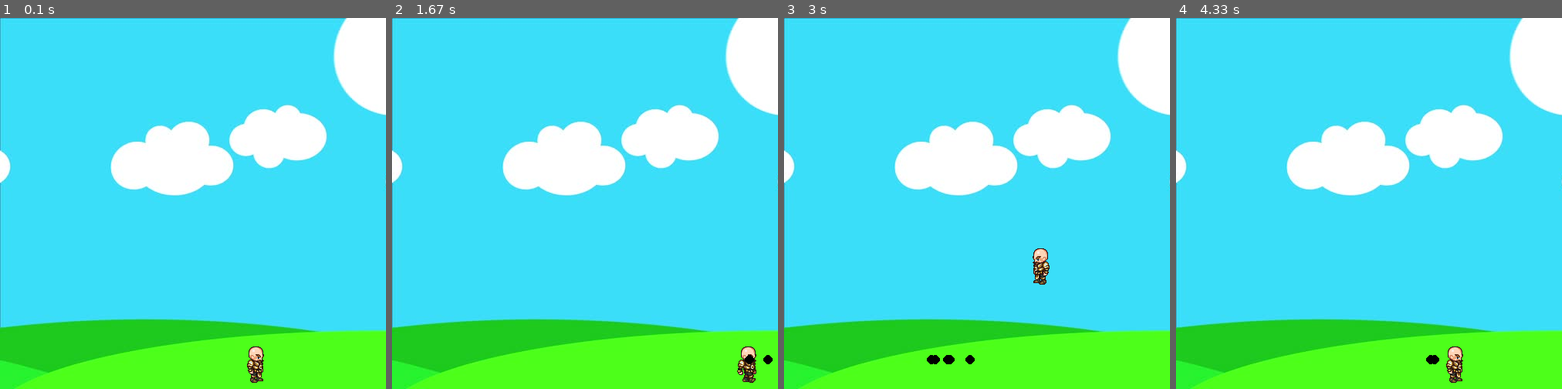
Above: before the commit, frames 1-4 (left to right).
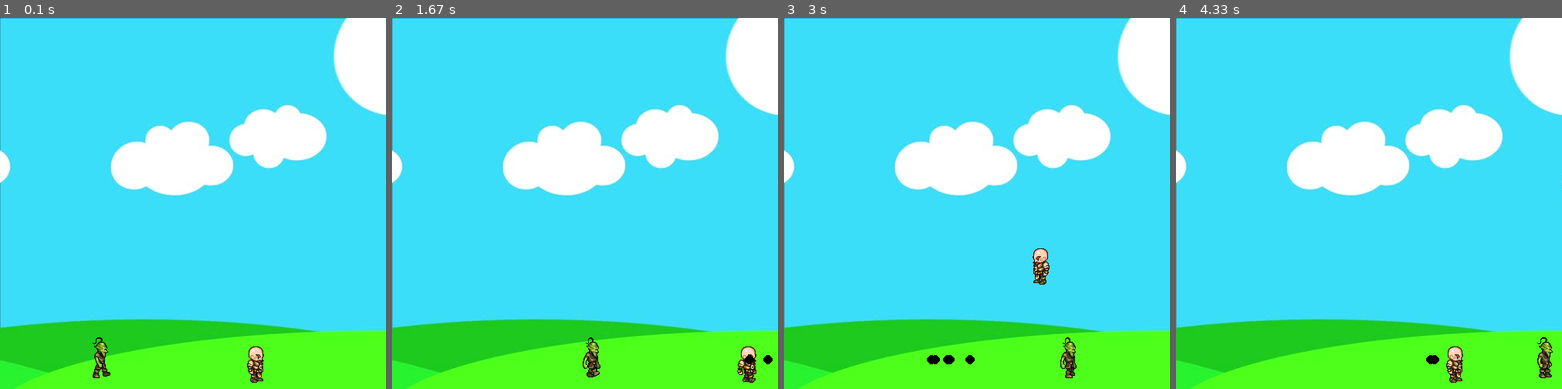
Above: after the commit, the same moments.

Repository: jesdin/pygame-tuts
Game: pygame game, started from movement.py
Two runs of this game, one before a commit and one after it. Both use one fixed random seed, a clock stepped at 60 frames per second and the inputs below.
Inputs:
- Up to frame 1 (0.1 s): no input
- Up to frame 2 (1.67 s): hold Right 0.33-0.8 s; hold Right 1.17-1.63 s; tap Space at 1.23, 1.53 s
- Up to frame 3 (3 s): hold Left 1.67-2.2 s; tap Space at 1.73, 2.03, 2.3, 2.6, 2.73 s; hold Left 2.23-2.63 s; hold Up from 2.67 s (still down)
- Up to frame 4 (4.33 s): release Up at 3.03 s; hold Right 3.07-3.7 s; tap Space at 3.13, 3.43, 3.8, 4.1, 4.3 s; hold Left 3.73-4.2 s; hold Right from 4.23 s (still down)

The runs differ from the first frame. In frame 1, 0.3% of the frame differs, in the area x 24-29%, y 86-98%; in frame 2, 0.3%, in the area x 49-54%, y 86-97%; in frame 3, 0.3%; in frame 4, 0.3%.

Commit message:
add enemy

Diff:
--- a/movement.py
+++ b/movement.py
@@ -9,15 +9,25 @@
 pygame.display.set_caption("First Game")
 
 # loading sprites
-walkRight = [pygame.image.load('Sprites/R1.png'), pygame.image.load('Sprites/R2.png'), pygame.image.load('Sprites/R3.png'), pygame.image.load('Sprites/R4.png'), pygame.image.load('Sprites/R5.png'), pygame.image.load('Sprites/R6.png'), pygame.image.load('Sprites/R7.png'), pygame.image.load('Sprites/R8.png'), pygame.image.load('Sprites/R9.png')]
-walkLeft = [pygame.image.load('Sprites/L1.png'), pygame.image.load('Sprites/L2.png'), pygame.image.load('Sprites/L3.png'), pygame.image.load('Sprites/L4.png'), pygame.image.load('Sprites/L5.png'), pygame.image.load('Sprites/L6.png'), pygame.image.load('Sprites/L7.png'), pygame.image.load('Sprites/L8.png'), pygame.image.load('Sprites/L9.png')]
+
 bg = pygame.image.load('Sprites/bg.jpg')
-char = pygame.image.load('Sprites/standing.png')
 
 clock = pygame.time.Clock()
 
 
 class Player(object):
+    walkRight = [pygame.image.load('Sprites/R1.png'), pygame.image.load('Sprites/R2.png'),
+                 pygame.image.load('Sprites/R3.png'), pygame.image.load('Sprites/R4.png'),
+                 pygame.image.load('Sprites/R5.png'), pygame.image.load('Sprites/R6.png'),
+                 pygame.image.load('Sprites/R7.png'), pygame.image.load('Sprites/R8.png'),
+                 pygame.image.load('Sprites/R9.png')]
+    walkLeft = [pygame.image.load('Sprites/L1.png'), pygame.image.load('Sprites/L2.png'),
+                pygame.image.load('Sprites/L3.png'), pygame.image.load('Sprites/L4.png'),
+                pygame.image.load('Sprites/L5.png'), pygame.image.load('Sprites/L6.png'),
+                pygame.image.load('Sprites/L7.png'), pygame.image.load('Sprites/L8.png'),
+                pygame.image.load('Sprites/L9.png')]
+    char = pygame.image.load('Sprites/standing.png')
+
     def __init__(self, x, y, width, height):
         self.x = x
         self.y = y
@@ -36,18 +46,18 @@
             man.walkCount = 0
         if not self.standing:
             if self.left:
-                screen.blit(walkLeft[self.walkCount // 3], (self.x, self.y))  # int div
+                screen.blit(Player.walkLeft[self.walkCount // 3], (self.x, self.y))  # int div
                 if not self.isJump:
                     self.walkCount += 1
             elif self.right:
-                screen.blit(walkRight[self.walkCount // 3], (self.x, self.y))
+                screen.blit(Player.walkRight[self.walkCount // 3], (self.x, self.y))
                 if not self.isJump:
                     self.walkCount += 1
         else:
             if self.right:
-                screen.blit(walkRight[0], (self.x, self.y))
+                screen.blit(Player.walkRight[0], (self.x, self.y))
             elif self.left:
-                screen.blit(walkLeft[0], (self.x, self.y))
+                screen.blit(Player.walkLeft[0], (self.x, self.y))
 
 
 class Projectile(object):
@@ -63,9 +73,60 @@
         pygame.draw.circle(screen, self.color, (self.x, self.y), self.radius)
 
 
+class Enemy(object):
+    walkRight = [pygame.image.load('Sprites/R1E.png'), pygame.image.load('Sprites/R2E.png'),
+                 pygame.image.load('Sprites/R3E.png'), pygame.image.load('Sprites/R4E.png'),
+                 pygame.image.load('Sprites/R5E.png'), pygame.image.load('Sprites/R6E.png'),
+                 pygame.image.load('Sprites/R7E.png'), pygame.image.load('Sprites/R8E.png'),
+                 pygame.image.load('Sprites/R9E.png'),
+                 pygame.image.load('Sprites/R10E.png'), pygame.image.load('Sprites/R11E.png')]
+    walkLeft = [pygame.image.load('Sprites/L1E.png'), pygame.image.load('Sprites/L2E.png'),
+                pygame.image.load('Sprites/L3E.png'), pygame.image.load('Sprites/L4E.png'),
+                pygame.image.load('Sprites/L5E.png'), pygame.image.load('Sprites/L6E.png'),
+                pygame.image.load('Sprites/L7E.png'), pygame.image.load('Sprites/L8E.png'),
+                pygame.image.load('Sprites/L9E.png'), pygame.image.load('Sprites/L10E.png'),
+                pygame.image.load('Sprites/L11E.png')]
+
+    def __init__(self, x, y, width, height, end):
+        self.x = x
+        self.y = y
+        self.width = width
+        self.height = height
+        self.end = end
+        self.path = [self.x, self.end]
+        self.walkCount = 0
+        self.vel = 3
+
+    def draw(self, screen):
+        self.move()
+        if self.walkCount + 1 >= 33:
+            self.walkCount = 0
+        if self.vel > 0:
+            screen.blit(self.walkRight[self.walkCount // 3], (self.x, self.y))
+            self.walkCount += 1
+        else:
+            screen.blit(self.walkLeft[self.walkCount // 3], (self.x, self.y))
+            self.walkCount += 1
+        pass
+
+    def move(self):
+        if self.vel > 0:
+            if self.x + self.vel < self.path[1]:
+                self.x += self.vel
+            else:
+                self.vel = -self.vel
+        else:
+            if self.x - self.vel > self.path[0]:
+                self.x += self.vel
+            else:
+                self.vel = -self.vel
+        pass
+
+
 def redrawGameWindow():
     win.blit(bg, (0, 0))
     man.draw(win)
+    goblin.draw(win)
     for bullet in bullets:
         bullet.draw(win)
     pygame.display.update()
@@ -74,6 +135,7 @@
 # main loop
 run = True
 man = Player(300, 410, 64, 64)
+goblin = Enemy(100, 410, 64, 64, 450)
 bullets = []
 while run:
     clock.tick(27)
